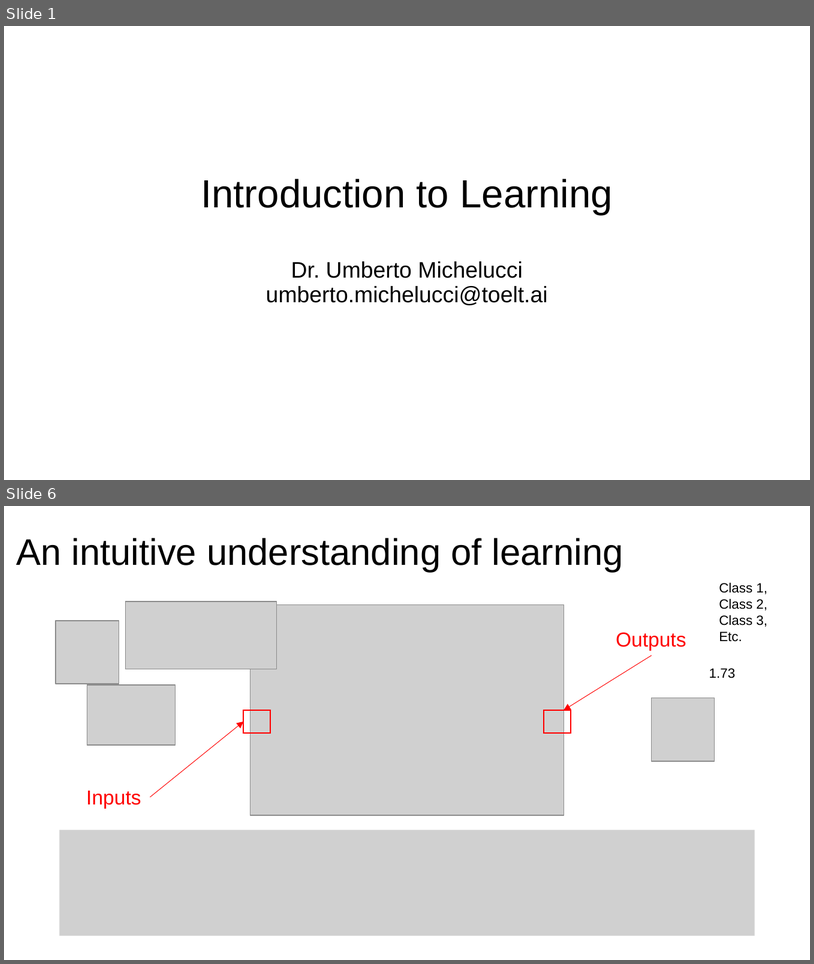
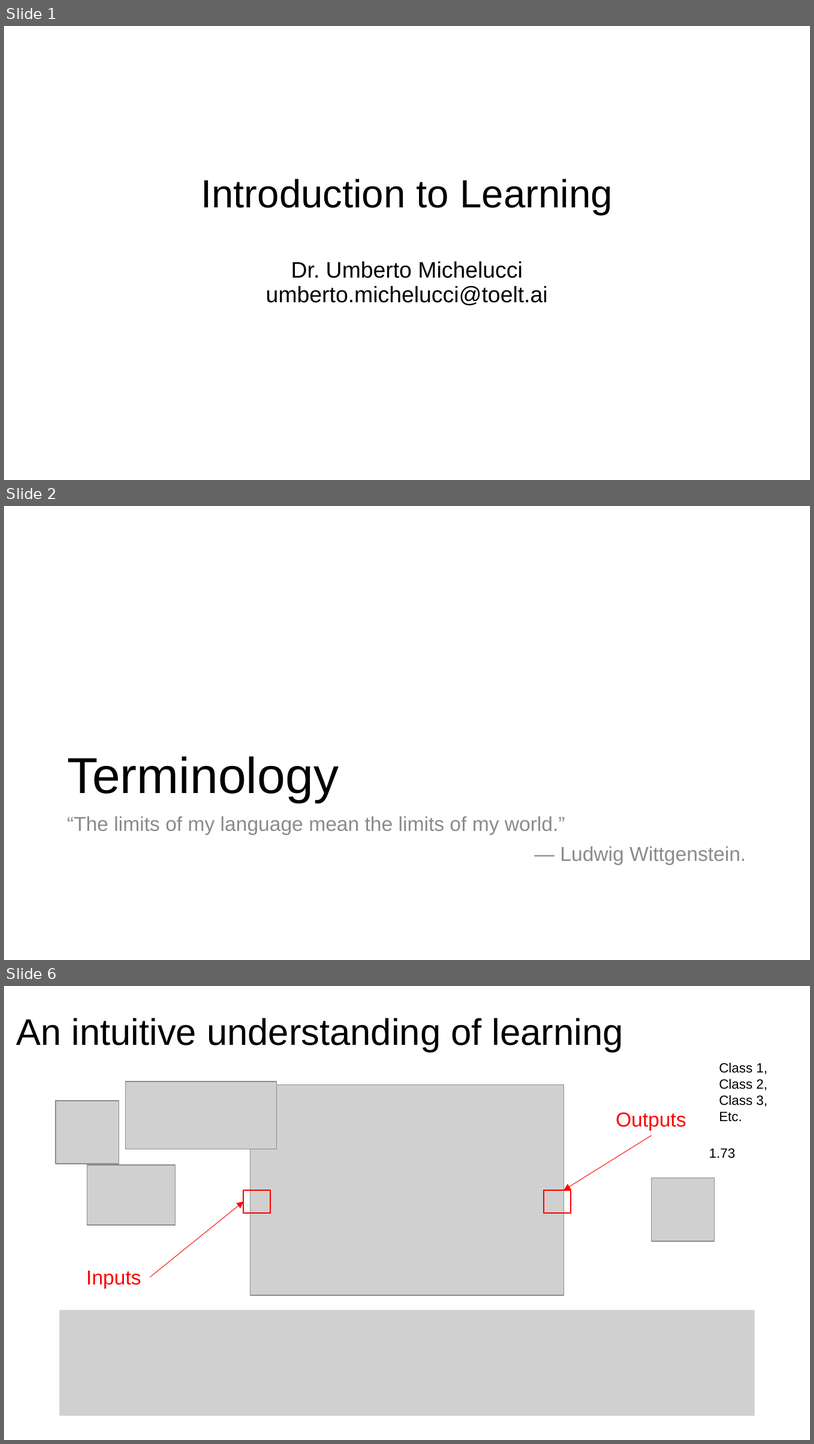
Before and after one commit to toelt-llc/MACHINE-LEARNING-SCHOOL-INAF, a slide deck: DAY1/01 - Introduction to Learning/Introduction to Learning.pptx. Shown one above the other, each under a label of ours: slides 1 and 6 before the commit, slides 1, 2 and 6 after it; the slides between them are not shown. The pictures are 814x964 and 814x1444 pixels, drawn with LibreOffice and Linux fonts; fonts in the diff are those of the drawing; grey boxes stand for pictures. Boxes give left, top, right and bottom in pixels: in the first picture for what was removed or moved away, otherwise in the second. Text is boxed around its words. In the diff, an @@ line names an element or a change of style, - is before the commit and + after.

```diff
--- a/DAY1/01 - Introduction to Learning/Introduction to Learning.pptx
+++ b/DAY1/01 - Introduction to Learning/Introduction to Learning.pptx
@@ slide 2 added at box(4, 506, 810, 960), background #FFFFFF @@
@@ title added at box(67, 756, 339, 802), 45 pt, text #000000 @@
+Terminology
@@ text added at box(67, 816, 746, 865), 18 pt, text #8C8C8C @@
+“The limits of my language mean the limits of my world.”
+— Ludwig Wittgenstein.
```
Also in this commit, not shown: 3 slides changed, 2 other slides added, 1 slide removed, 2 other files.
